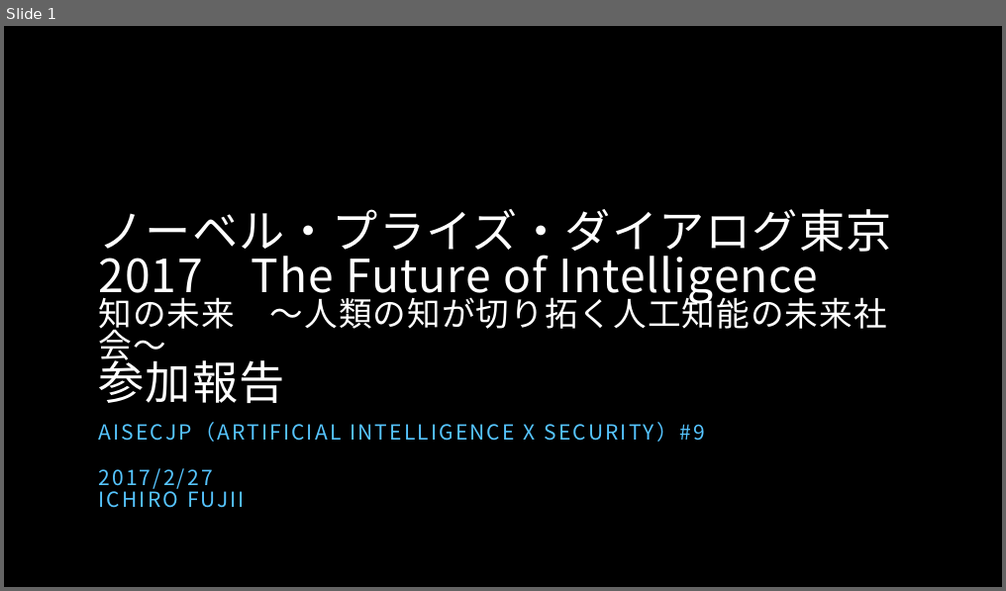
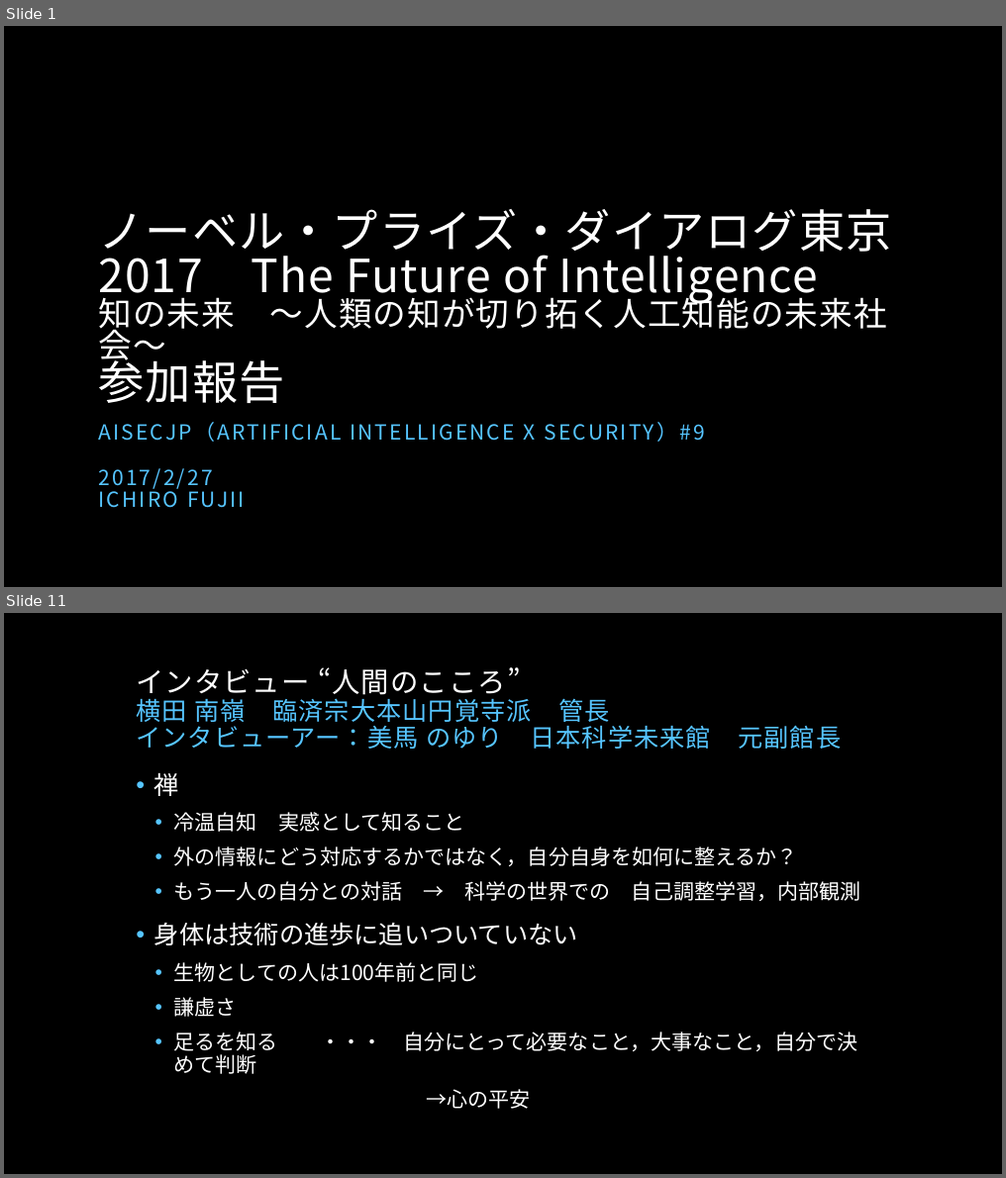
Before and after one commit to fujiichi/AISECjp9, a slide deck: AISECjp#9 LT Nobel Prize Dialogue Tokyo 2017.pptx. Shown one above the other, each under a label of ours: slide 1 before the commit, slides 1 and 11 after it; the slides between them are not shown. The pictures are 1006x591 and 1006x1178 pixels, drawn with LibreOffice and Linux fonts; fonts in the diff are those of the drawing; background and template pictures are left out. Boxes give left, top, right and bottom in pixels: in the first picture for what was removed or moved away, otherwise in the second. Text is boxed around its words. In the diff, an @@ line names an element or a change of style, - is before the commit and + after.

```diff
--- a/AISECjp#9 LT Nobel Prize Dialogue Tokyo 2017.pptx
+++ b/AISECjp#9 LT Nobel Prize Dialogue Tokyo 2017.pptx
@@ slide 11 added at box(4, 613, 1002, 1174), background picture (left out) @@
@@ title added at box(136, 667, 841, 749), 24 pt, text #56C5FF @@
+インタビュー “人間のこころ”
+横田 南嶺 臨済宗大本山円覚寺派 管長
+インタビューアー：美馬 のゆり 日本科学未来館 元副館長
@@ text added at box(154, 772, 861, 1109), 20 pt, text #FFFFFF @@
+• 禅
+  • 冷温自知 実感として知ること
+  • 外の情報にどう対応するかではなく，自分自身を如何に整えるか？
+  • もう一人の自分との対話 → 科学の世界での 自己調整学習，内部観測
+• 身体は技術の進歩に追いついていない
+  • 生物としての人は100年前と同じ
+  • 謙虚さ
+  • 足るを知る ・・・ 自分にとって必要なこと，大事なこと，自分で決めて判断
+  →心の平安
```
Also in this commit, not shown: 7 slides changed, 7 other slides added.
